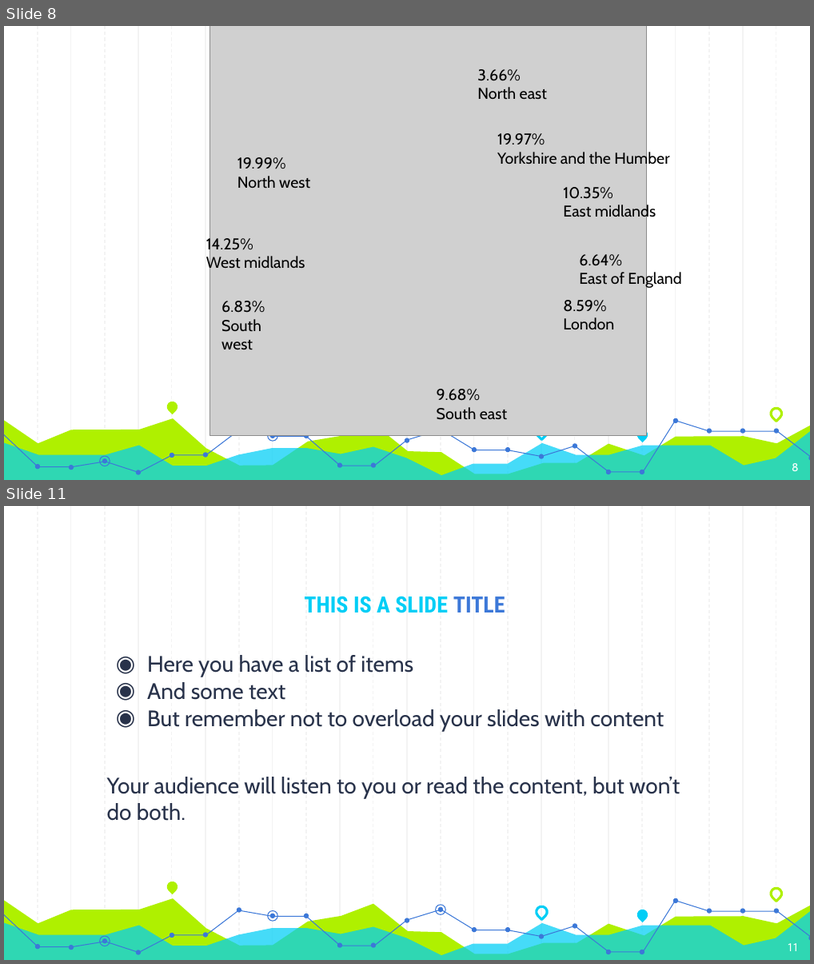
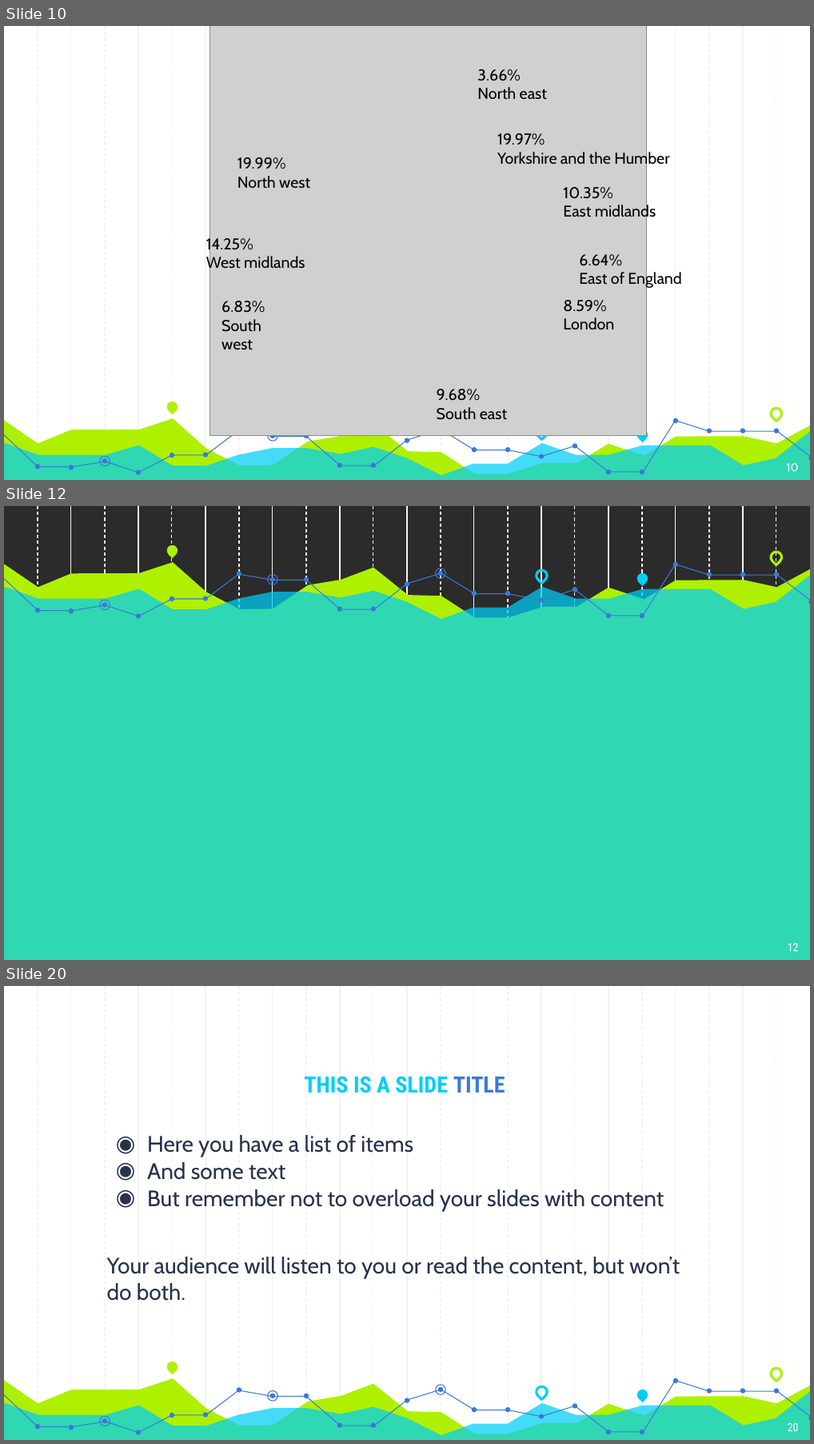
Before and after one commit to Sanchayan-Bhowal/Project-Energy-Economy, a slide deck: Project_ppt.pptx. Shown one above the other, each under a label of ours: slides 8 and 11 before the commit, slides 10, 12 and 20 after it; the slides between them are not shown. The pictures are 814x964 and 814x1444 pixels, drawn with LibreOffice and Linux fonts; fonts in the diff are those of the drawing; grey boxes stand for pictures; background and template pictures are left out; a plain dark background stands for a picture behind light text. Boxes give left, top, right and bottom in pixels: in the first picture for what was removed or moved away, otherwise in the second. Text is boxed around its words. In the diff, an @@ line names an element or a change of style, - is before the commit and + after.

```diff
--- a/Project_ppt.pptx
+++ b/Project_ppt.pptx
@@ slide 12 added at bbox=[4, 506, 810, 960], background picture (left out); not listed: 23 template elements that a slide beside it also shows @@
@@ teardrop added at bbox=[165, 543, 179, 557], fill #AFF000 @@
@@ teardrop added at bbox=[769, 550, 783, 564], outline #AFF000 2.25 pt @@
@@ freeform shape added at bbox=[4, 563, 810, 960], fill #AFF000 @@
@@ freeform shape added at bbox=[4, 574, 810, 960], fill #00CEF6 at 73% opacity @@
@@ freeform shape added at bbox=[4, 574, 374, 616], outline #3C78D8 0.75 pt @@
@@ ellipse added at bbox=[268, 575, 278, 585], outline #3C78D8 0.75 pt @@
@@ freeform shape added at bbox=[374, 564, 676, 616], outline #3C78D8 0.75 pt @@
@@ ellipse added at bbox=[435, 568, 446, 579], outline #3C78D8 0.75 pt @@
@@ teardrop added at bbox=[534, 568, 549, 582], outline #00CEF6 2.25 pt @@
@@ teardrop added at bbox=[635, 571, 650, 585], fill #00CEF6 @@
@@ freeform shape added at bbox=[677, 564, 810, 600], outline #3C78D8 0.75 pt @@
@@ ellipse added at bbox=[100, 600, 110, 610], outline #3C78D8 0.75 pt @@
@@ group added at bbox=[35, 562, 810, 618]: 24 ellipses @@
@@ page number added at bbox=[788, 943, 799, 951], 10 pt, text #FFFFFF @@
+12
@@ what was slide 8 is now slide 10 @@
@@ page number at bbox=[787, 463, 799, 471]: text changed @@
-8
+10
@@ what was slide 11 is now slide 20 @@
@@ page number at bbox=[788, 1423, 799, 1431]: text changed @@
-11
+20
```
Also in this commit, not shown: 7 slides changed, 9 other slides added, 1 slide removed, 1 other file.
